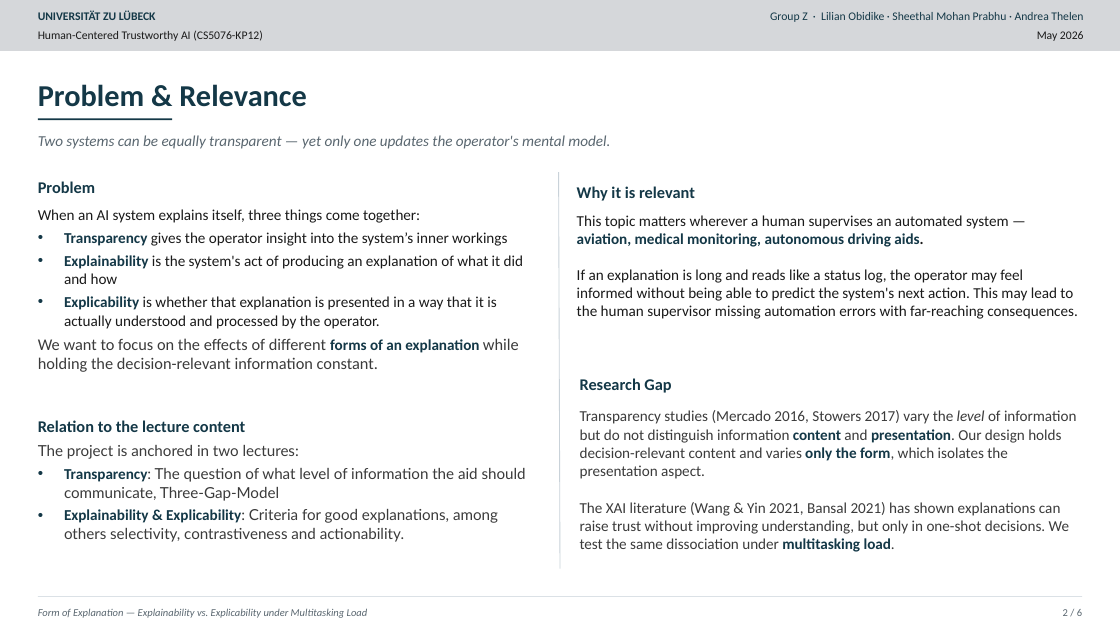
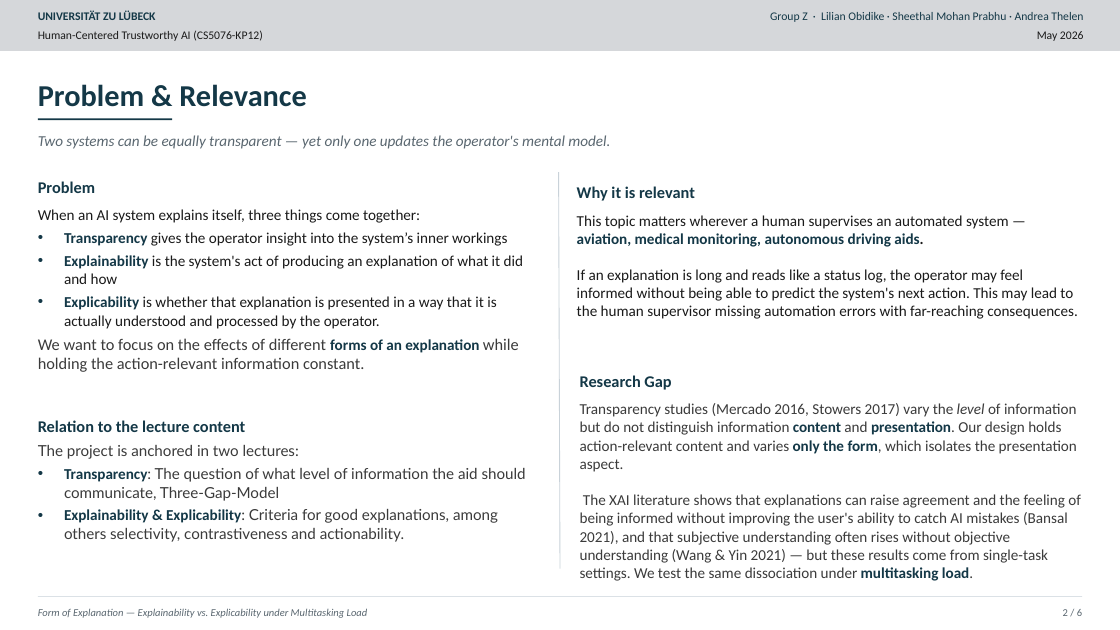
Before and after one commit to AndreaThelen/HumanCenteredAI, a slide deck: slide 2 of Documents/Study.pptx. Drawn at 1120x630 pixels with LibreOffice and Linux fonts; fonts in the diff are those of the drawing. Boxes give left, top, right and bottom in pixels: in the first picture for what was removed or moved away, otherwise in the second. Text is boxed around its words. In the diff, an @@ line names an element or a change of style, - is before the commit and + after.

```diff
--- a/Documents/Study.pptx
+++ b/Documents/Study.pptx
@@ text at [38,338,519,372]: text changed @@
-We want to focus on the effects of different forms of an explanation while holding the decision-relevant information constant.
+We want to focus on the effects of different forms of an explanation while holding the action-relevant information constant.
@@ text at [580,403,1081,581]: text changed @@
-Transparency studies (Mercado 2016, Stowers 2017) vary the level of information but do not distinguish information content and presentation. Our design holds decision-relevant content and varies only the form, which isolates the presentation aspect.
-The XAI literature (Wang & Yin 2021, Bansal 2021) has shown explanations can raise trust without improving understanding, but only in one-shot decisions. We test the same dissociation under multitasking load.
+Transparency studies (Mercado 2016, Stowers 2017) vary the level of information but do not distinguish information content and presentation. Our design holds action-relevant content and varies only the form, which isolates the presentation aspect.
+The XAI literature shows that explanations can raise agreement and the feeling of being informed without improving the user's ability to catch AI mistakes (Bansal 2021), and that subjective understanding often rises without objective understanding (Wang & Yin 2021) — but these results come from single-task settings. We test the same dissociation under multitasking load.
```
Also in this commit, not shown: 5 other slides changed, 1 other file.
